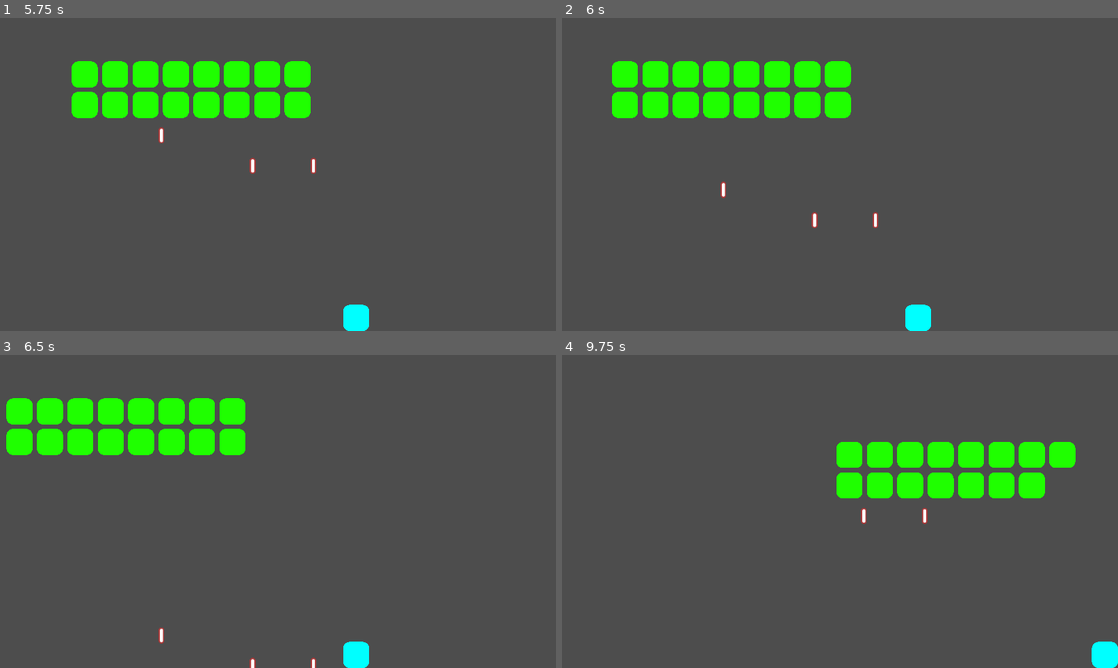
Above: before the commit, frames 1-4 (two rows, left to right).
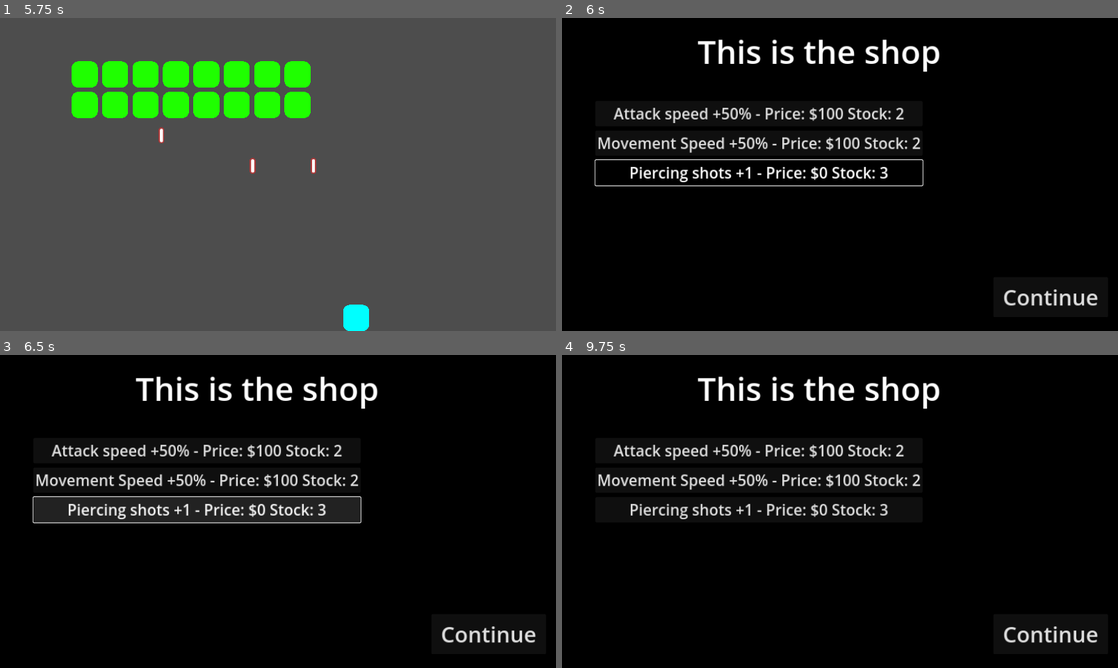
Above: after the commit, the same moments.

Repository: michael-j-coyne/space-defense
Game: Godot game, scene res://scenes/main.tscn
Same seed, same stepped clock (60 frames per second), same inputs: the game is played once before the commit and once after it.
Inputs (mouse positions are in pixels of both pictures, inside the frame that each line leads up to):
- Up to frame 1 (5.75 s): click "Click here or press space to …" at 0.5 s; tap Enter (ui_accept) at 1.25, 1.52, 4.52 s; move the mouse to (400, 158) at 1.27 s; hold Right (ui_right) 1.28-2 s; hold Shift 1.28-2 s; click (400, 158) at 1.42 s; drag from (166, 190) to (394, 318) at 2.02 s; move the mouse to (333, 105) at 2.77 s; hold Right (ui_right) 2.78-3.5 s; tap Ctrl at 2.85 s; drag from (250, 237) to (278, 74) at 3.52 s; move the mouse to (444, 221) at 4.27 s; hold Left (ui_left) 4.28-5 s; tap Alt at 4.35 s; drag from (111, 127) to (211, 74) at 5.02 s
- Up to frame 2 (6 s): move the mouse to (867, 174) at 5.77 s; hold Backspace (ui_text_backspace) from 5.78 s (still down); hold Shift from 5.78 s (still down); click (867, 174) at 5.92 s
- Up to frame 3 (6.5 s): keep holding Backspace (ui_text_backspace); keep holding Shift
- Up to frame 4 (9.75 s): release Backspace (ui_text_backspace) at 6.5 s; release Shift at 6.5 s; click (1051, 633) at 6.5 s, where only the run after the commit has a clickable "Continue"; drag from (756, 433) to (662, 486) at 7.27 s; move the mouse to (962, 495) at 8.02 s; hold Right (ui_right) 8.03-8.75 s; tap Ctrl at 8.1 s; tap Enter (ui_accept) at 8.27 s; drag from (728, 527) to (856, 455) at 8.77 s; move the mouse to (895, 442) at 9.52 s; hold Backspace (ui_text_backspace) from 9.53 s (still down); tap Alt at 9.6 s

Frame 1 is identical in both runs. In frame 2, 99% of the frame differs, in the area x 0-100%, y 0-100%; in frame 3, 99%; in frame 4, 99%.
Error after the commit: Invalid access to property or key 'upgrade' on a base object of type 'Dictionary'. (res://screens/shop.gd:50)

Commit message:
Add "kill all" button for testing purposes

Diff:
--- a/scenes/enemy_grid.gd
+++ b/scenes/enemy_grid.gd
@@ -99,6 +99,10 @@
 		set_enemy_initial_positions()
 		return
 
+	if Input.is_action_just_pressed("ui_text_backspace"):
+		for enemy in get_children():
+			enemy.queue_free()
+
 	# NOTE: this works for now but I don't know if its good practice. Also, I don't know if
 	# its guaranteed that the EnemyGrid will free itself before something tries to call
 	# boundary()
